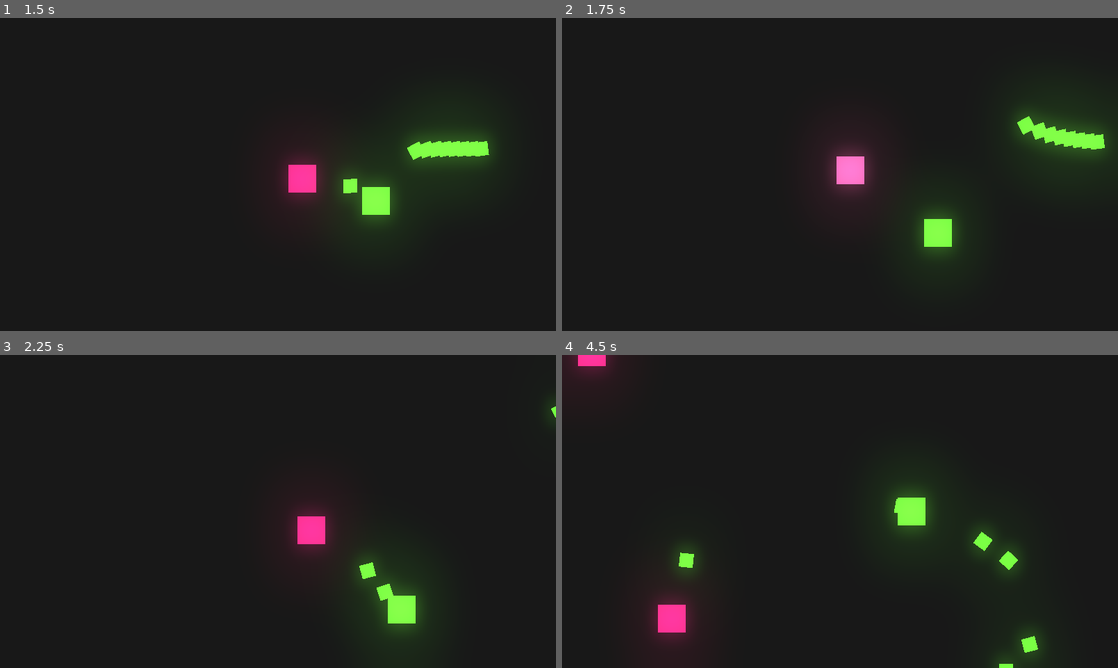
Above: before the commit, frames 1-4 (two rows, left to right).
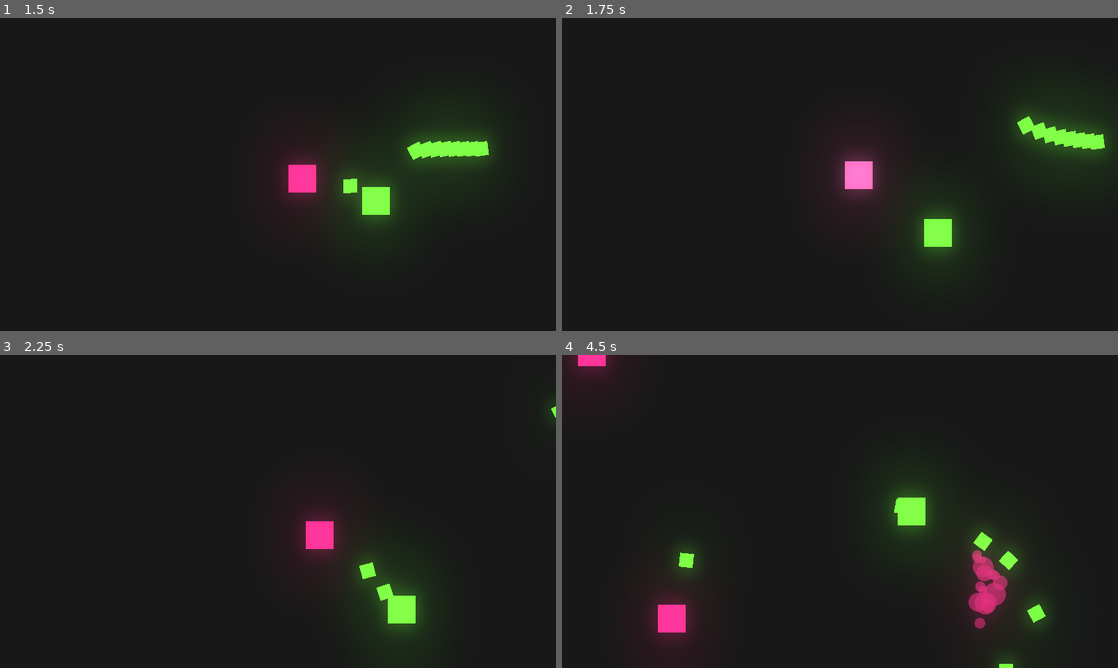
Above: after the commit, the same moments.

Repository: brunobold/CS-Project
Game: Godot game, scene res://scenes/Arena.tscn
The game is run twice, just before and just after one commit, with the same random seed, the same clock (stepped at 60 frames per second) and the same inputs.
Inputs (mouse positions are in pixels of both pictures, inside the frame that each line leads up to):
- Up to frame 1 (1.5 s): tap Enter at 0.5 s; move the mouse to (400, 158) at 0.52 s; press the mouse at (400, 158) at 0.53 s; hold D (move_right) 0.53-1.28 s; move the mouse to (166, 190) at 1.27 s; release the mouse at (166, 190) at 1.28 s; hold S (move_down) from 1.28 s (still down); click (166, 190) at 1.35 s
- Up to frame 2 (1.75 s): keep holding S (move_down)
- Up to frame 3 (2.25 s): move the mouse to (333, 442) at 2.02 s; release S (move_down) at 2.03 s; press the mouse at (333, 442) at 2.03 s; hold D (move_right) from 2.03 s (still down)
- Up to frame 4 (4.5 s): move the mouse to (812, 574) at 2.77 s; release D (move_right) at 2.78 s; release the mouse at (812, 574) at 2.78 s; hold W (move_up) 2.78-3.53 s; click (812, 574) at 2.85 s; move the mouse to (1006, 558) at 3.52 s; press the mouse at (1006, 558) at 3.53 s; hold A (move_left) from 3.53 s (still down); move the mouse to (673, 464) at 4.27 s; release the mouse at (673, 464) at 4.28 s; click (673, 464) at 4.35 s

Frame 1 is identical in both runs. In frame 2, 0.4% of the frame differs, in the area x 48-57%, y 44-55%; in frame 3, 0.4%; in frame 4, 1.8%, in the area x 72-88%, y 62-97%.

Commit message:
Blood Splatter
Enemy blood now appears when enemy is destroyed.

Blood destroyed after cooldown.

Diff:
--- a/scenes/Arena.tscn
+++ b/scenes/Arena.tscn
@@ -21,6 +21,7 @@
 environment = SubResource( 1 )
 
 [node name="Enemy" parent="." instance=ExtResource( 3 )]
+modulate = Color( 0.843137, 0.168627, 0.470588, 1 )
 position = Vector2( 236.235, 191.508 )
 
 [node name="Enemy_spawn_timer" type="Timer" parent="."]
--- /dev/null
+++ b/scenes/Blood_particles.tscn
@@ -0,0 +1,44 @@
+[gd_scene load_steps=4 format=2]
+
+[ext_resource path="res://sprites/circle.png" type="Texture" id=1]
+[ext_resource path="res://scripts/Blood_particles.gd" type="Script" id=2]
+
+[sub_resource type="Environment" id=1]
+background_mode = 4
+glow_enabled = true
+glow_bloom = 0.15
+glow_blend_mode = 0
+glow_bicubic_upscale = true
+
+[node name="Blood_particles" type="CPUParticles2D"]
+z_index = -10
+amount = 15
+lifetime = 0.2
+explosiveness = 1.0
+texture = ExtResource( 1 )
+spread = 18.9
+gravity = Vector2( 0, 0 )
+initial_velocity = 658.0
+initial_velocity_random = 1.0
+scale_amount = 0.03
+scale_amount_random = 0.08
+color = Color( 0.690196, 0.133333, 0.384314, 0.666667 )
+script = ExtResource( 2 )
+
+[node name="WorldEnvironment" type="WorldEnvironment" parent="."]
+environment = SubResource( 1 )
+
+[node name="Freeze_blood" type="Timer" parent="."]
+wait_time = 0.15
+one_shot = true
+autostart = true
+
+[node name="Blood_timeout" type="Timer" parent="."]
+wait_time = 2.0
+
+[node name="Timeout_wait" type="Timer" parent="."]
+wait_time = 0.05
+
+[connection signal="timeout" from="Freeze_blood" to="." method="_on_Freeze_blood_timeout"]
+[connection signal="timeout" from="Blood_timeout" to="." method="_on_Blood_timeout_timeout"]
+[connection signal="timeout" from="Timeout_wait" to="." method="_on_Timeout_wait_timeout"]
--- a/scenes/Bullet.tscn
+++ b/scenes/Bullet.tscn
@@ -1,7 +1,7 @@
 [gd_scene load_steps=4 format=2]
 
 [ext_resource path="res://sprites/player.png" type="Texture" id=1]
-[ext_resource path="res://Bullet.gd" type="Script" id=2]
+[ext_resource path="res://scripts/Bullet.gd" type="Script" id=2]
 
 [sub_resource type="RectangleShape2D" id=1]
 extents = Vector2( 16, 16 )
--- a/scenes/Enemy.tscn
+++ b/scenes/Enemy.tscn
@@ -1,7 +1,7 @@
 [gd_scene load_steps=4 format=2]
 
 [ext_resource path="res://sprites/enemy.png" type="Texture" id=1]
-[ext_resource path="res://scenes/Enemy.gd" type="Script" id=2]
+[ext_resource path="res://scripts/Enemy.gd" type="Script" id=2]
 
 [sub_resource type="RectangleShape2D" id=1]
 extents = Vector2( 16, 16 )
--- /dev/null
+++ b/scripts/Blood_particles.gd
@@ -0,0 +1,20 @@
+extends CPUParticles2D
+
+onready var Blood_timeout = get_node("Blood_timeout")
+onready var Timeout_wait = get_node("Timeout_wait")
+
+func _on_Freeze_blood_timeout():
+	set_process(false)
+	set_physics_process(false)
+	set_process_input(false)
+	set_process_internal(false)
+	set_process_unhandled_input(false)
+	set_process_unhandled_key_input(false)
+	Blood_timeout.start()
+
+func _on_Timeout_wait_timeout():
+	modulate.a -= 0.1
+
+func _on_Blood_timeout_timeout():
+	for x in range(10):
+		Timeout_wait.start()
--- a/scenes/Enemy.gd
+++ b/scripts/Enemy.gd
@@ -6,6 +6,8 @@
 
 var stun = false
 var hp = 3
+
+var blood_particles = preload("res://scenes/Blood_particles.tscn")
 
 func _process(delta):
 	if Global.player != null and stun == false:
@@ -16,12 +18,16 @@
 	global_position += velocity * speed * delta
 
 	if hp <= 0:
+		if Global.node_creation_parent != null:
+			var blood_particles_instance = Global.instance_node(blood_particles, global_position, Global.node_creation_parent)
+			blood_particles_instance.rotation = velocity.angle()
+
 		queue_free()
 
 func _on_Hitbox_area_entered(area):
-	if area.is_in_group("Enemy_damager"):
+	if area.is_in_group("Enemy_damager") and stun == false:
 		modulate = Color("EB5E9D")
-		velocity = -velocity * 10
+		velocity = -velocity * 6
 		hp -= 1
 		stun = true
 		$Stun_timer.start()
Renamed: Bullet.gd -> scripts/Bullet.gd
Binary file added: sprites/circle.png
Not shown, added: sprites/circle.png.import
